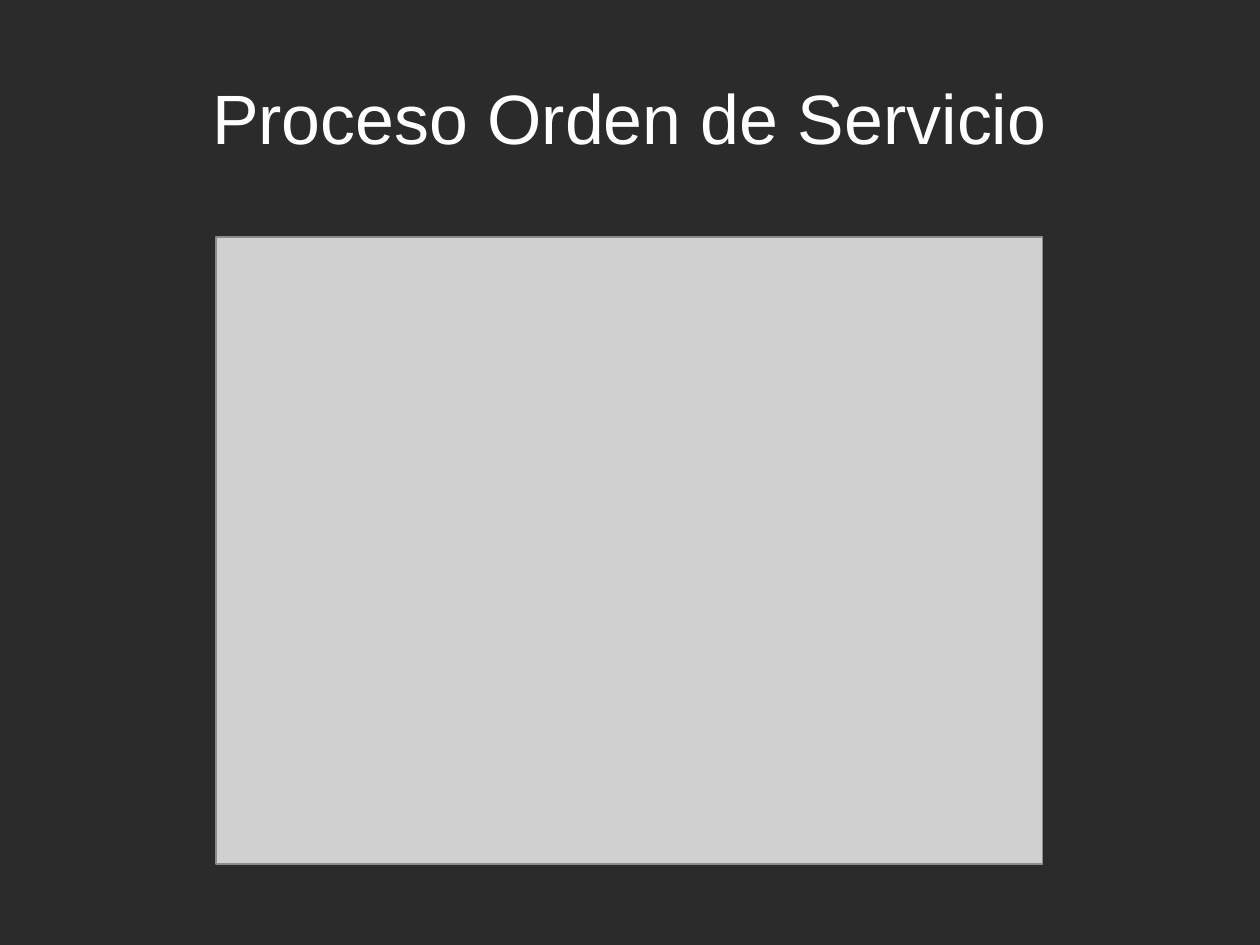
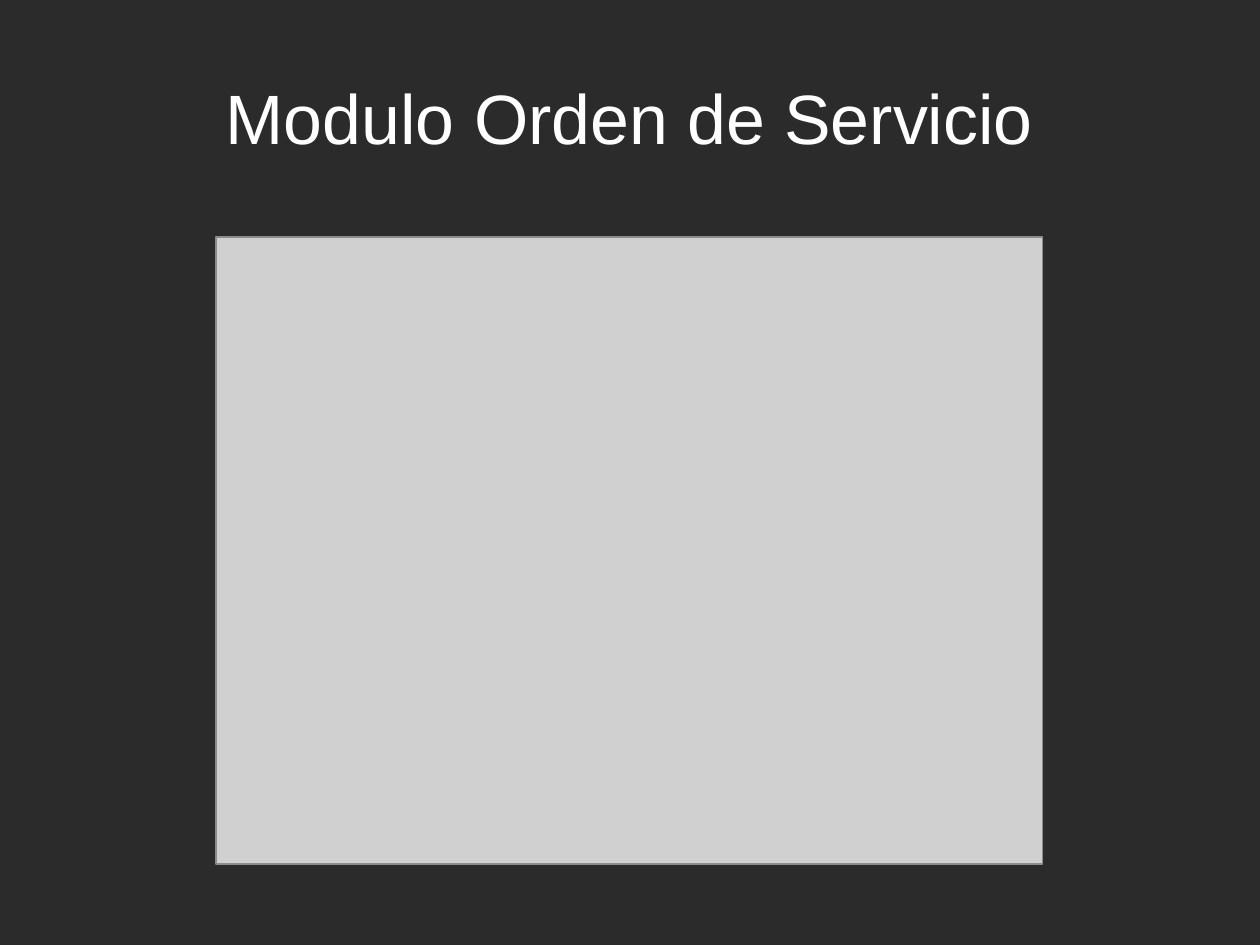
Before and after one commit to PlusCel/PlusCel, a slide deck: slide 9 of presentacion/PresentacionFinal.odp. Drawn at 1260x945 pixels with LibreOffice and Linux fonts; fonts in the diff are those of the drawing; grey boxes stand for pictures; background and template pictures are left out; a plain dark background stands for a picture behind light text. Boxes give left, top, right and bottom in pixels: in the first picture for what was removed or moved away, otherwise in the second. Text is boxed around its words. In the diff, an @@ line names an element or a change of style, - is before the commit and + after.

```diff
--- a/presentacion/PresentacionFinal.odp
+++ b/presentacion/PresentacionFinal.odp
@@ title at bbox=[226, 93, 1032, 145]: text changed @@
-Proceso Orden de Servicio
+Modulo Orden de Servicio
```
Also in this commit, not shown: 6 other slides changed, 4 slides added, 3 slides removed, 8 other files.
